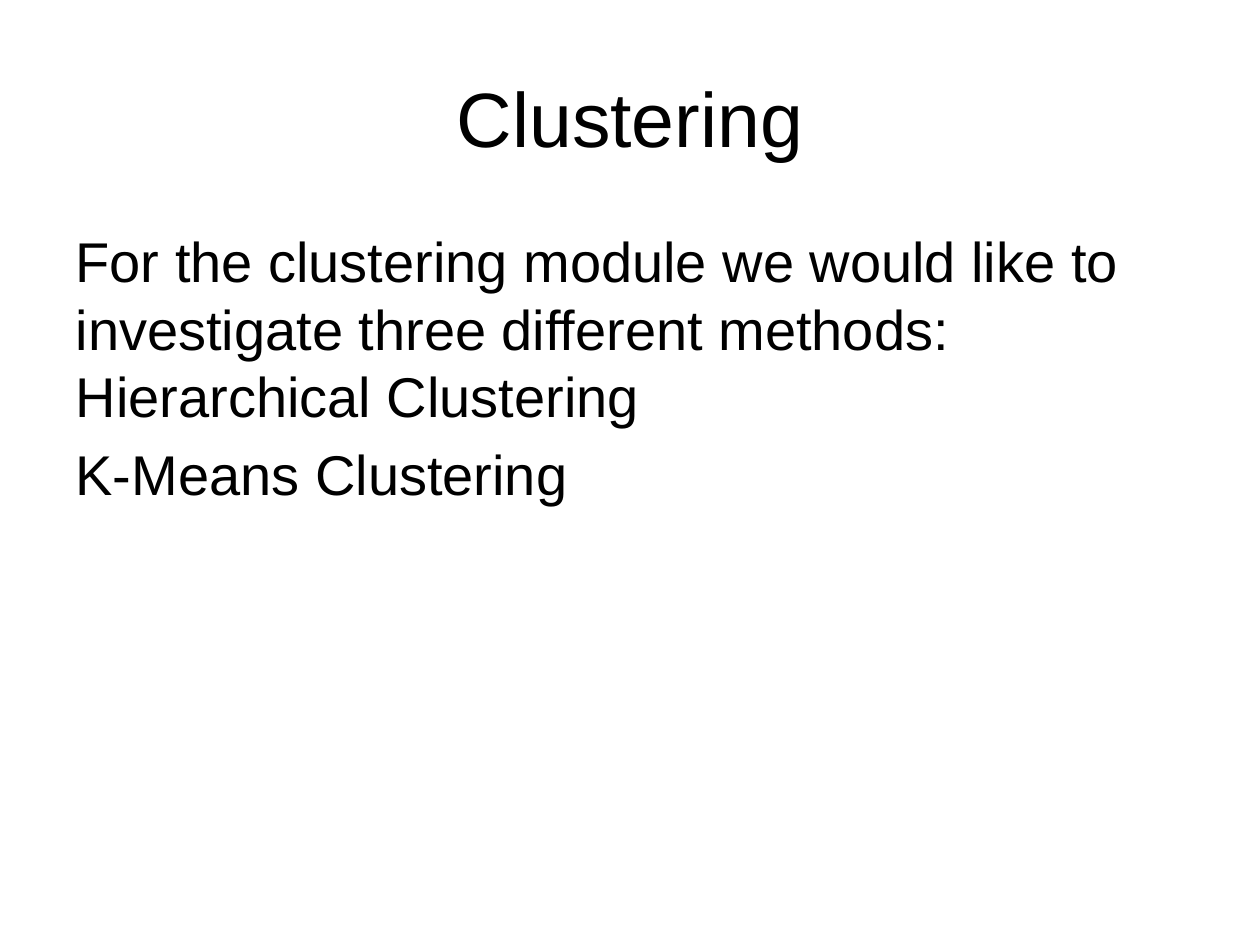
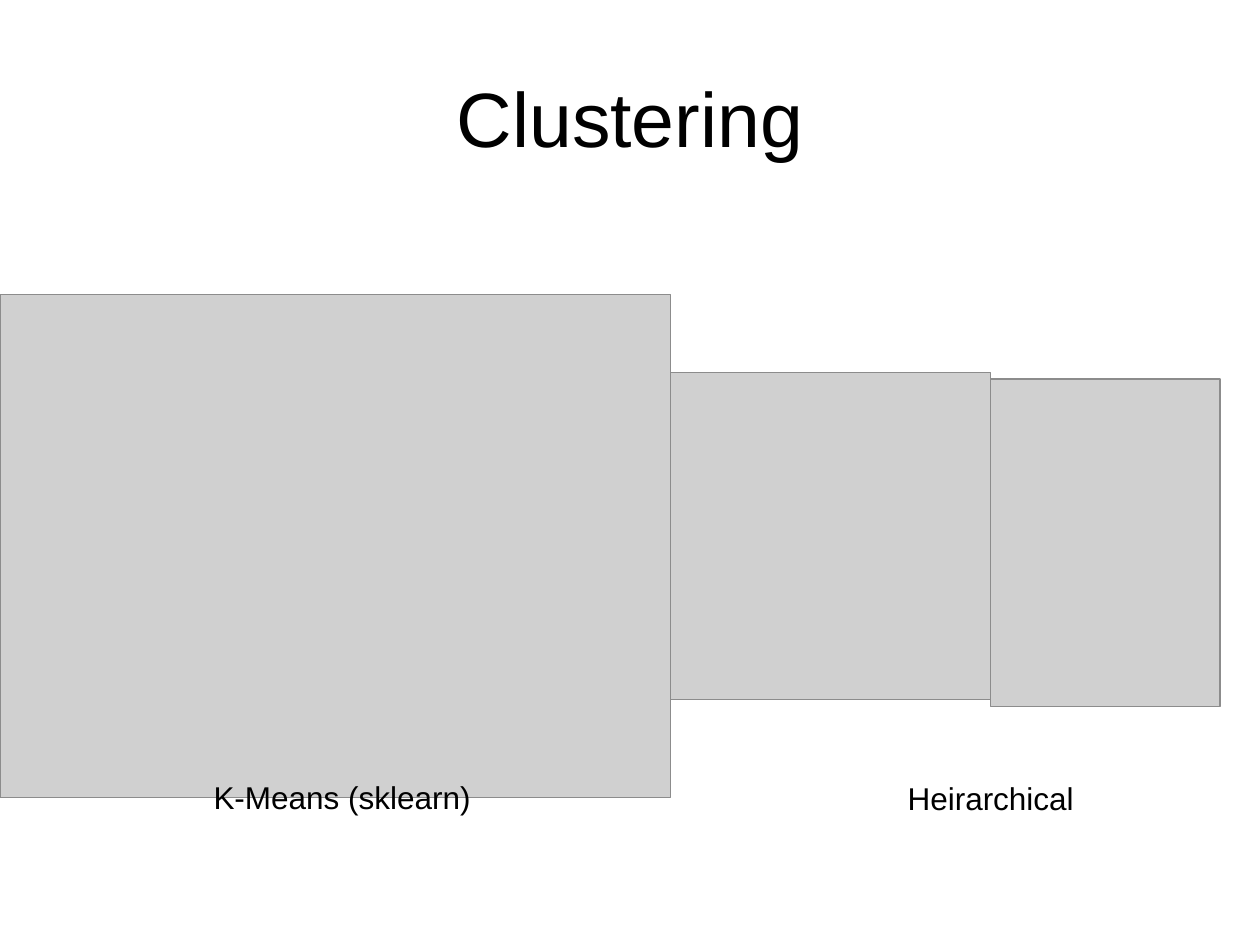
Before and after one commit to eotles/CS838, a slide deck: slide 11 of ProjectPresentation.pptx (slide 10 before the commit). Drawn at 1260x945 pixels with LibreOffice and Linux fonts; fonts in the diff are those of the drawing; grey boxes stand for pictures. Boxes give left, top, right and bottom in pixels: in the first picture for what was removed or moved away, otherwise in the second. Text is boxed around its words. In the diff, an @@ line names an element or a change of style, - is before the commit and + after.

```diff
--- a/ProjectPresentation.pptx
+++ b/ProjectPresentation.pptx
@@ text removed at <box>76,241,1118,506</box> @@
-For the clustering module we would like to investigate three different methods: Hierarchical Clustering
-K-Means Clustering
@@ picture added at <box>0,295,670,798</box> @@
@@ picture added at <box>670,372,990,699</box> @@
@@ picture added at <box>990,379,1220,707</box> @@
@@ text added at <box>214,786,470,815</box>, 18 pt, text #000000 @@
+K-Means (sklearn)
@@ text added at <box>908,787,1074,811</box>, 18 pt, text #000000 @@
+Heirarchical
```
Also in this commit, not shown: 3 other slides changed, 9 slides added, 6 slides removed.
